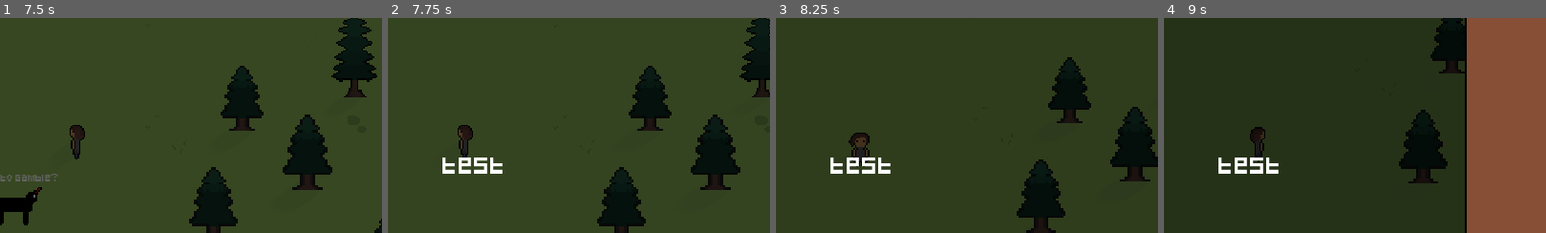
Above: before the commit, frames 1-4 (left to right).
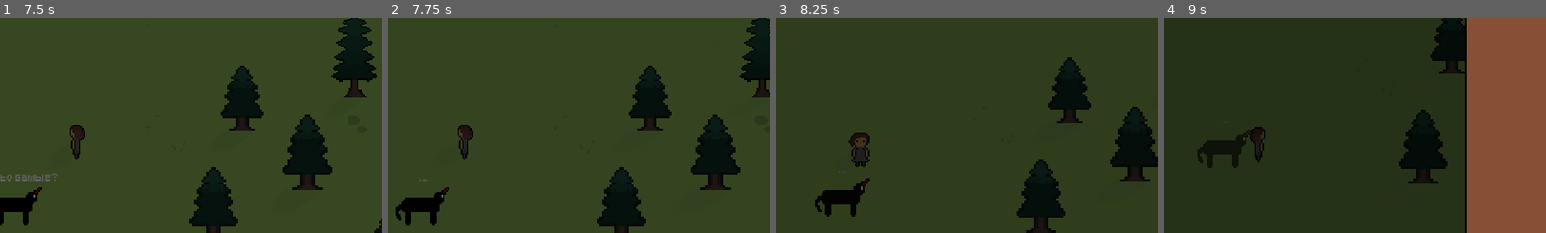
Above: after the commit, the same moments.

Repository: StormLight14/nightfall-mirror
Game: Godot game, scene res://ui/menus/main/main_menu.tscn
Same seed, same stepped clock (60 frames per second), same inputs: the game is played once before the commit and once after it.
Inputs (mouse positions are % of the whole screen's width and height, from its top left):
- Up to frame 1 (7.5 s): click "Start Game" at 0.5 s; click "1" at 1.25 s; click "2" at 2 s; click "3" at 2.75 s; click "4" at 3.5 s; click "5" at 4.25 s; tap Enter at 5 s; move the mouse to (45, 70) at 5.02 s; hold W (up) 5.03-6.53 s; tap E (interact) at 5.1, 6.05, 6.8 s; move the mouse to (80, 65) at 5.77 s; tap 1 (hotbar1) at 5.85 s; move the mouse to (20, 35) at 6.52 s; hold A (left) from 6.53 s (still down); tap 2 (hotbar2) at 6.6 s; move the mouse to (55, 50) at 7.27 s; tap 3 (hotbar3) at 7.35 s
- Up to frame 2 (7.75 s): keep holding A (left); tap E (interact) at 7.55 s
- Up to frame 3 (8.25 s): move the mouse to (35, 25) at 8.02 s; release A (left) at 8.03 s; hold S (down) from 8.03 s (still down); tap 4 (hotbar4) at 8.1 s
- Up to frame 4 (9 s): tap E (interact) at 8.3 s; tap B (inventory) at 8.65 s; move the mouse to (72, 45) at 8.77 s; release S (down) at 8.78 s; hold D (right) from 8.78 s (still down); tap 5 (hotbar5) at 8.85 s
The pictures show only the part of the screen within x 39-89%, y 17-67%; the shares and areas given below are measured in that part.

Frame 1 is identical in both runs. In frame 2, 1.8% of the frame differs, in the area x 2-30%, y 64-97%; in frame 3, 1.8%; in frame 4, 1.8%.
Error in both runs: Invalid access to property or key '<null>' on a base object of type 'Array'. (res://ui/inventory/inventory_slot.gd:46)

Commit message:
fix warnings

Diff:
--- a/entities/evil_unicorn/evil_unicorn.gd
+++ b/entities/evil_unicorn/evil_unicorn.gd
@@ -5,25 +5,29 @@
 func _ready() -> void:
 	Signals.night_ended.connect(start_despawn)
 
-func _physics_process(delta: float) -> void:
+func _physics_process(_delta: float) -> void:
 	for player in get_tree().get_nodes_in_group("Player"):
 		$Sprite2D.flip_h = player.global_position < global_position
 
 	if Input.is_action_just_pressed("interact") && can_interact:
-		$Dialogue.text = "Have fun."
-		Signals.show_gamble_ui.emit()
+		$Dialogue.text = "..."
 		start_despawn()
 
 func start_despawn() -> void:
-	queue_free()
+	$AnimationPlayer.play("despawn")
 
-func _on_interact_area_body_entered(body: Node2D) -> void:
+func _on_interact_area_body_entered(_body: Node2D) -> void:
 	$Dialogue.text = "Press E to play my game."
 	can_interact = true
 
-func _on_interact_area_body_exited(body: Node2D) -> void:
+func _on_interact_area_body_exited(_body: Node2D) -> void:
 	$Dialogue.text = ""
 	can_interact = false
 
 func _on_visible_on_screen_notifier_2d_screen_entered() -> void:
 	$DespawnTimer.start()
+
+func _on_animation_player_animation_finished(anim_name: StringName) -> void:
+	if anim_name == "despawn":
+		Signals.show_gamble_ui.emit()
+		queue_free()
--- a/entities/evil_unicorn/evil_unicorn.tscn
+++ b/entities/evil_unicorn/evil_unicorn.tscn
@@ -1,10 +1,47 @@
-[gd_scene load_steps=4 format=3 uid="uid://7rm38r62ddlr"]
+[gd_scene load_steps=7 format=3 uid="uid://7rm38r62ddlr"]
 
 [ext_resource type="Script" path="res://entities/evil_unicorn/evil_unicorn.gd" id="1_1nl76"]
 [ext_resource type="Texture2D" uid="uid://cbb7hkmoomyjd" path="res://entities/evil_unicorn/evil_unicorn_static.png" id="2_nquhj"]
 
 [sub_resource type="CircleShape2D" id="CircleShape2D_dhkj0"]
 radius = 45.1774
+
+[sub_resource type="Animation" id="Animation_xlii0"]
+resource_name = "despawn"
+length = 3.0
+tracks/0/type = "value"
+tracks/0/imported = false
+tracks/0/enabled = true
+tracks/0/path = NodePath(".:modulate")
+tracks/0/interp = 1
+tracks/0/loop_wrap = true
+tracks/0/keys = {
+"times": PackedFloat32Array(0.5, 3),
+"transitions": PackedFloat32Array(1, 1),
+"update": 0,
+"values": [Color(1, 1, 1, 1), Color(1, 1, 1, 0)]
+}
+
+[sub_resource type="Animation" id="Animation_qfj84"]
+length = 0.001
+tracks/0/type = "value"
+tracks/0/imported = false
+tracks/0/enabled = true
+tracks/0/path = NodePath(".:modulate")
+tracks/0/interp = 1
+tracks/0/loop_wrap = true
+tracks/0/keys = {
+"times": PackedFloat32Array(0),
+"transitions": PackedFloat32Array(1),
+"update": 0,
+"values": [Color(1, 1, 1, 1)]
+}
+
+[sub_resource type="AnimationLibrary" id="AnimationLibrary_npp0a"]
+_data = {
+"RESET": SubResource("Animation_qfj84"),
+"despawn": SubResource("Animation_xlii0")
+}
 
 [node name="EvilUnicorn" type="CharacterBody2D"]
 script = ExtResource("1_1nl76")
@@ -34,8 +71,12 @@
 [node name="VisibleOnScreenNotifier2D" type="VisibleOnScreenNotifier2D" parent="."]
 
 [node name="AnimationPlayer" type="AnimationPlayer" parent="."]
+libraries = {
+"": SubResource("AnimationLibrary_npp0a")
+}
 
 [connection signal="body_entered" from="InteractArea" to="." method="_on_interact_area_body_entered"]
 [connection signal="body_exited" from="InteractArea" to="." method="_on_interact_area_body_exited"]
 [connection signal="timeout" from="DespawnTimer" to="." method="start_despawn"]
 [connection signal="screen_entered" from="VisibleOnScreenNotifier2D" to="." method="_on_visible_on_screen_notifier_2d_screen_entered"]
+[connection signal="animation_finished" from="AnimationPlayer" to="." method="_on_animation_player_animation_finished"]
--- a/entities/player/player.gd
+++ b/entities/player/player.gd
@@ -119,7 +119,7 @@
 		pickupable_object = null
 		pickupable_item_id = null
 
-func _on_hurtbox_area_area_entered(area: Area2D) -> void:
+func _on_hurtbox_area_area_entered(_area: Area2D) -> void:
 	if %GoMenuTimer.is_stopped() == true:
 		# player dies
 		Fade.play("player_died")
@@ -130,4 +130,4 @@
 
 func show_gamble_ui() -> void:
 	if not %Inventory.visible:
-		%GambleUI.visible = true
+		%GambleUI.animation_player.play("visible")
--- a/entities/stalker/stalker_spawn_point.gd
+++ b/entities/stalker/stalker_spawn_point.gd
@@ -2,8 +2,8 @@
 
 var block_spawn := false
 
-func _on_body_entered(body: Node2D) -> void:
+func _on_body_entered(_body: Node2D) -> void:
 	block_spawn = true
 
-func _on_body_exited(body: Node2D) -> void:
+func _on_body_exited(_body: Node2D) -> void:
 	block_spawn = false
--- /dev/null
+++ b/ui/gamble_ui.gd
@@ -0,0 +1,6 @@
+extends Control
+
+@onready var animation_player: AnimationPlayer = $AnimationPlayer
+
+func _ready() -> void:
+	modulate = Color(1, 1, 1, 0)
--- a/ui/gamble_ui.tscn
+++ b/ui/gamble_ui.tscn
@@ -1,12 +1,41 @@
-[gd_scene format=3 uid="uid://djnx5is5oqurx"]
+[gd_scene load_steps=5 format=3 uid="uid://djnx5is5oqurx"]
+
+[ext_resource type="Script" path="res://ui/gamble_ui.gd" id="1_sdh2g"]
+
+[sub_resource type="Animation" id="Animation_yrdm3"]
+resource_name = "visible"
+length = 2.0
+tracks/0/type = "value"
+tracks/0/imported = false
+tracks/0/enabled = true
+tracks/0/path = NodePath(".:modulate")
+tracks/0/interp = 1
+tracks/0/loop_wrap = true
+tracks/0/keys = {
+"times": PackedFloat32Array(0, 2),
+"transitions": PackedFloat32Array(1, 1),
+"update": 0,
+"values": [Color(1, 1, 1, 0), Color(1, 1, 1, 1)]
+}
+
+[sub_resource type="Animation" id="Animation_7pglb"]
+length = 0.001
+
+[sub_resource type="AnimationLibrary" id="AnimationLibrary_783c7"]
+_data = {
+"RESET": SubResource("Animation_7pglb"),
+"visible": SubResource("Animation_yrdm3")
+}
 
 [node name="GambleUI" type="Control"]
+modulate = Color(1, 1, 1, 0)
 layout_mode = 3
 anchors_preset = 15
 anchor_right = 1.0
 anchor_bottom = 1.0
 grow_horizontal = 2
 grow_vertical = 2
+script = ExtResource("1_sdh2g")
 
 [node name="CenterContainer" type="CenterContainer" parent="."]
 layout_mode = 1
@@ -20,3 +49,8 @@
 layout_mode = 2
 theme_override_font_sizes/font_size = 10
 text = "test"
+
+[node name="AnimationPlayer" type="AnimationPlayer" parent="."]
+libraries = {
+"": SubResource("AnimationLibrary_783c7")
+}
--- a/ui/inventory/inventory.gd
+++ b/ui/inventory/inventory.gd
@@ -11,7 +11,7 @@
 		%GridContainer.add_child(inventory_slot)
 
 
-func _physics_process(delta: float) -> void:
+func _physics_process(_delta: float) -> void:
 	if UI.showing_inventory_item:
 		get_parent().get_node("InventoryItem").position = get_viewport().get_mouse_position() + Vector2(8.0, 8.0)
 
--- a/ui/inventory/inventory_slot.gd
+++ b/ui/inventory/inventory_slot.gd
@@ -11,7 +11,7 @@
 	Signals.inventory_updated.connect(update_slot)
 	Signals.changed_hotbar_selection.connect(update_slot)
 
-func _physics_process(delta: float) -> void:
+func _physics_process(_delta: float) -> void:
 	if get_node_or_null("InventoryItem"):
 		get_node("InventoryItem").global_position = get_viewport().get_mouse_position()
 
